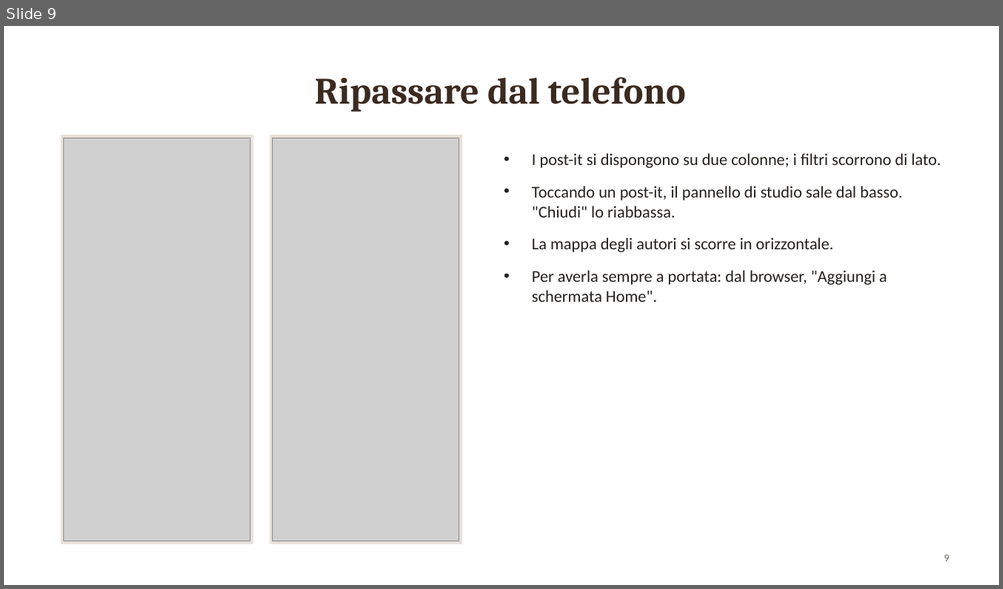
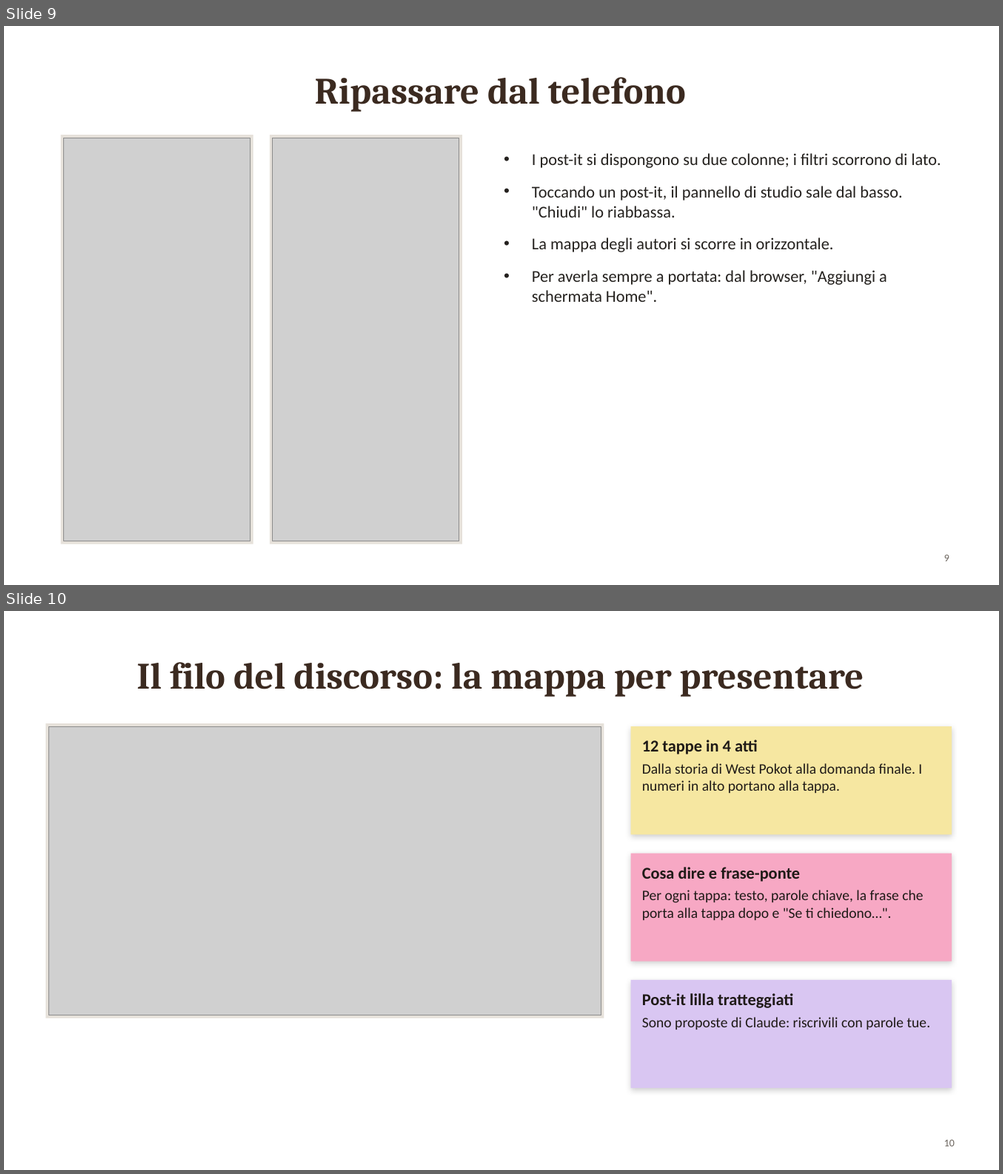
Before and after one commit to vignini/sentiment, a slide deck: presentazione/come-usare-la-mappa.pptx. Shown one above the other, each under a label of ours: slide 9 before the commit, slides 9 and 10 after it. The pictures are 1003x589 and 1003x1174 pixels, drawn with LibreOffice and Linux fonts; fonts in the diff are those of the drawing; grey boxes stand for pictures. Boxes give left, top, right and bottom in pixels: in the first picture for what was removed or moved away, otherwise in the second. Text is boxed around its words. In the diff, an @@ line names an element or a change of style, - is before the commit and + after.

```diff
--- a/presentazione/come-usare-la-mappa.pptx
+++ b/presentazione/come-usare-la-mappa.pptx
@@ slide 10 added at (4,611,999,1170), background #FFFFFF @@
@@ title added at (136,662,863,697), 36 pt, text #3B2A20, bold @@
+Il filo del discorso: la mappa per presentare
@@ rectangle added at (45,723,604,1019), fill #E6E1DA @@
@@ picture added at (48,726,601,1015) @@
@@ rectangle added at (631,726,951,834), fill #F6E7A1 @@
@@ text added at (642,740,922,793), 14 pt, text #1F1A17 @@
+12 tappe in 4 atti
+Dalla storia di West Pokot alla domanda finale. I numeri in alto portano alla tappa.
@@ rectangle added at (631,854,951,962), fill #F7A8C4 @@
@@ text added at (642,867,922,920), 14 pt, text #1F1A17 @@
+Cosa dire e frase-ponte
+Per ogni tappa: testo, parole chiave, la frase che porta alla tappa dopo e "Se ti chiedono…".
@@ rectangle added at (631,980,951,1088), fill #D9C6F2 @@
@@ text added at (642,994,930,1030), 14 pt, text #1F1A17 @@
+Post-it lilla tratteggiati
+Sono proposte di Claude: riscrivili con parole tue.
@@ page number added at (944,1140,954,1147), 10 pt, text #6B645D @@
+10
```
Also in this commit, not shown: 5 slides changed, 1 other slide added, 2 other files.
